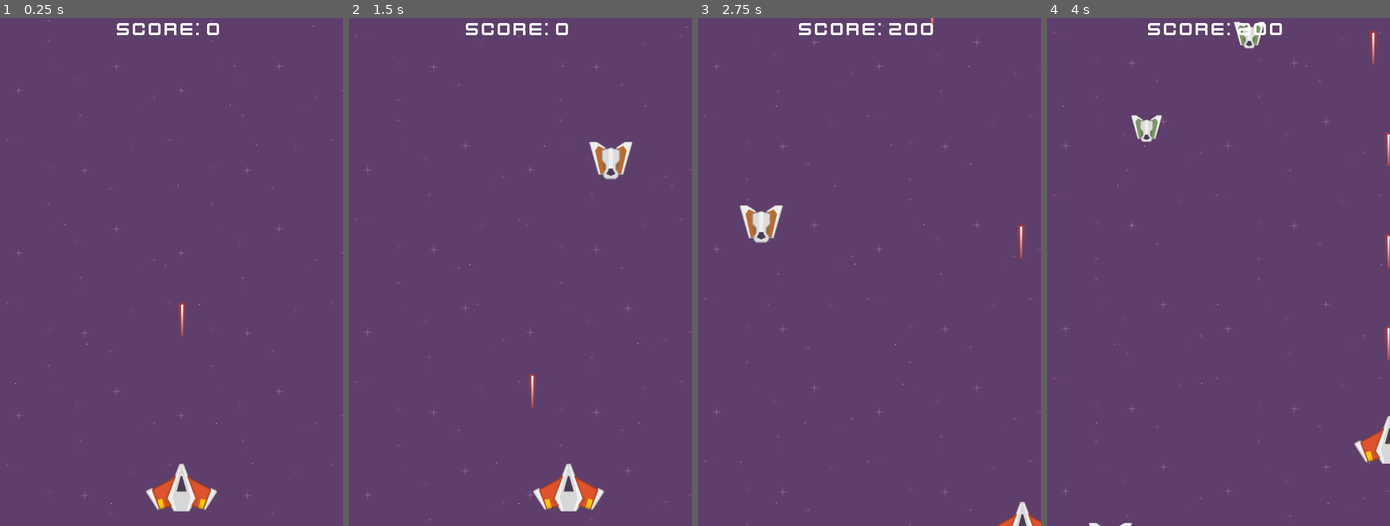
Above: before the commit, frames 1-4 (left to right).
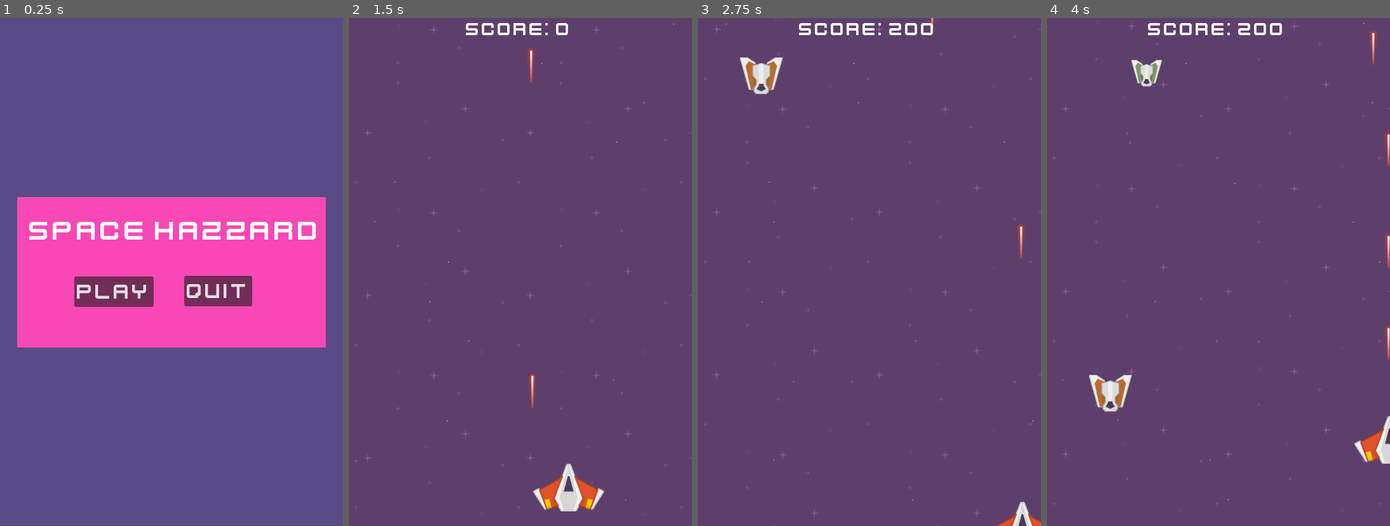
Above: after the commit, the same moments.

Repository: lovetocode/Space-Hazzard
Game: Godot game, scene res://Scene/menu.tscn
Same seed, same stepped clock (60 frames per second), same inputs: the game is played once before the commit and once after it. Before the commit the project starts from res://Scene/game.tscn.
Inputs (mouse positions are in pixels of both pictures, inside the frame that each line leads up to):
- Up to frame 1 (0.25 s): no input
- Up to frame 2 (1.5 s): click (462, 292) at 0.5 s, where only the run after the commit has a clickable "Play"; hold D (move_right) from 1.28 s (still down); hold Space (shoot) from 1.28 s (still down)
- Up to frame 3 (2.75 s): release D (move_right) at 2.03 s; release Space (shoot) at 2.03 s; hold S (move_down) from 2.03 s (still down); tap Space (shoot) at 2.1 s
- Up to frame 4 (4 s): release S (move_down) at 2.78 s; hold D (move_right) 2.78-3.53 s; hold Space (shoot) 2.78-3.53 s; hold W (move_up) from 3.53 s (still down); tap Space (shoot) at 3.6 s

The runs differ from the first frame. In frame 1, 98% of the frame differs, in the area x 0-100%, y 0-100%; in frame 2, 1.0%; in frame 3, 1.5%; in frame 4, 1.8%.

Commit message:
Added Start Menu and game sound

Diff:
--- /dev/null
+++ b/Scene/Scripts/menu.gd
@@ -0,0 +1,10 @@
+extends Control
+
+
+
+func _on_play_pressed():
+	get_tree().change_scene_to_file("res://Scene/game.tscn")
+
+
+func _on_quit_pressed():
+	queue_free()
--- a/Scene/game.tscn
+++ b/Scene/game.tscn
@@ -11,6 +11,7 @@
 [ext_resource type="PackedScene" uid="uid://b6ndc6g2fbd0t" path="res://Scene/gameOver.tscn" id="5_tompo"]
 [ext_resource type="AudioStream" uid="uid://d102urud380nx" path="res://assets/Bonus/sfx_lose.ogg" id="6_1goai"]
 [ext_resource type="Texture2D" uid="uid://byw0ntqkk0euq" path="res://assets/Backgrounds/purple.png" id="6_lqjut"]
+[ext_resource type="AudioStream" uid="uid://vf131rpk6ldr" path="res://assets/Bonus/Arpent.mp3" id="7_xtkw6"]
 
 [sub_resource type="ParticleProcessMaterial" id="ParticleProcessMaterial_re5e6"]
 emission_shape = 3
@@ -43,6 +44,11 @@
 stream = ExtResource("6_1goai")
 volume_db = 10.0
 pitch_scale = 3.0
+
+[node name="GameBackground" type="AudioStreamPlayer" parent="SFX"]
+stream = ExtResource("7_xtkw6")
+volume_db = -20.0
+autoplay = true
 
 [node name="UILayer" type="CanvasLayer" parent="."]
 
--- /dev/null
+++ b/Scene/menu.tscn
@@ -0,0 +1,78 @@
+[gd_scene load_steps=5 format=3 uid="uid://b6s4f1evki8yl"]
+
+[ext_resource type="FontFile" uid="uid://iad64cm7cs4e" path="res://assets/Bonus/kenvector_future.ttf" id="1_2h06o"]
+[ext_resource type="Script" path="res://Scene/Scripts/menu.gd" id="1_w3ocb"]
+[ext_resource type="AudioStream" uid="uid://vf131rpk6ldr" path="res://assets/Bonus/Arpent.mp3" id="2_5q24m"]
+
+[sub_resource type="StyleBoxFlat" id="StyleBoxFlat_3fjhm"]
+bg_color = Color(0.968627, 0.282353, 0.709804, 1)
+
+[node name="Menu" type="Control"]
+layout_mode = 3
+anchors_preset = 15
+anchor_right = 1.0
+anchor_bottom = 1.0
+grow_horizontal = 2
+grow_vertical = 2
+script = ExtResource("1_w3ocb")
+
+[node name="ColorRect" type="ColorRect" parent="."]
+layout_mode = 0
+offset_top = -1.0
+offset_right = 540.0
+offset_bottom = 799.0
+color = Color(0.34902, 0.294118, 0.533333, 1)
+
+[node name="Panel" type="Panel" parent="."]
+layout_mode = 1
+anchors_preset = 8
+anchor_left = 0.5
+anchor_top = 0.5
+anchor_right = 0.5
+anchor_bottom = 0.5
+offset_left = -243.0
+offset_top = -118.5
+offset_right = 243.0
+offset_bottom = 118.5
+grow_horizontal = 2
+grow_vertical = 2
+theme_override_styles/panel = SubResource("StyleBoxFlat_3fjhm")
+
+[node name="Label" type="Label" parent="Panel"]
+layout_mode = 0
+offset_left = 19.0
+offset_top = 27.0
+offset_right = 474.0
+offset_bottom = 82.0
+theme_override_fonts/font = ExtResource("1_2h06o")
+theme_override_font_sizes/font_size = 45
+text = "Space Hazzard
+"
+
+[node name="Play" type="Button" parent="Panel"]
+layout_mode = 0
+offset_left = 90.0
+offset_top = 124.5
+offset_right = 214.0
+offset_bottom = 172.5
+theme_override_fonts/font = ExtResource("1_2h06o")
+theme_override_font_sizes/font_size = 35
+text = "Play"
+
+[node name="Quit" type="Button" parent="Panel"]
+layout_mode = 0
+offset_left = 263.0
+offset_top = 123.5
+offset_right = 370.0
+offset_bottom = 171.5
+theme_override_fonts/font = ExtResource("1_2h06o")
+theme_override_font_sizes/font_size = 35
+text = "Quit
+"
+
+[node name="GameMusic" type="AudioStreamPlayer2D" parent="."]
+stream = ExtResource("2_5q24m")
+autoplay = true
+
+[connection signal="pressed" from="Panel/Play" to="." method="_on_play_pressed"]
+[connection signal="pressed" from="Panel/Quit" to="." method="_on_quit_pressed"]
--- a/project.godot
+++ b/project.godot
@@ -11,7 +11,7 @@
 [application]
 
 config/name="Space-Hazzard"
-run/main_scene="res://Scene/game.tscn"
+run/main_scene="res://Scene/menu.tscn"
 config/features=PackedStringArray("4.1", "Forward Plus")
 config/icon="res://icon.svg"
 
Not shown: 1 places in Scene/game.tscn that only renumber resources
Not shown, added: assets/Bonus/Arpent.mp3.import
Not shown, added: assets/Bonus/Arpent.mp3
